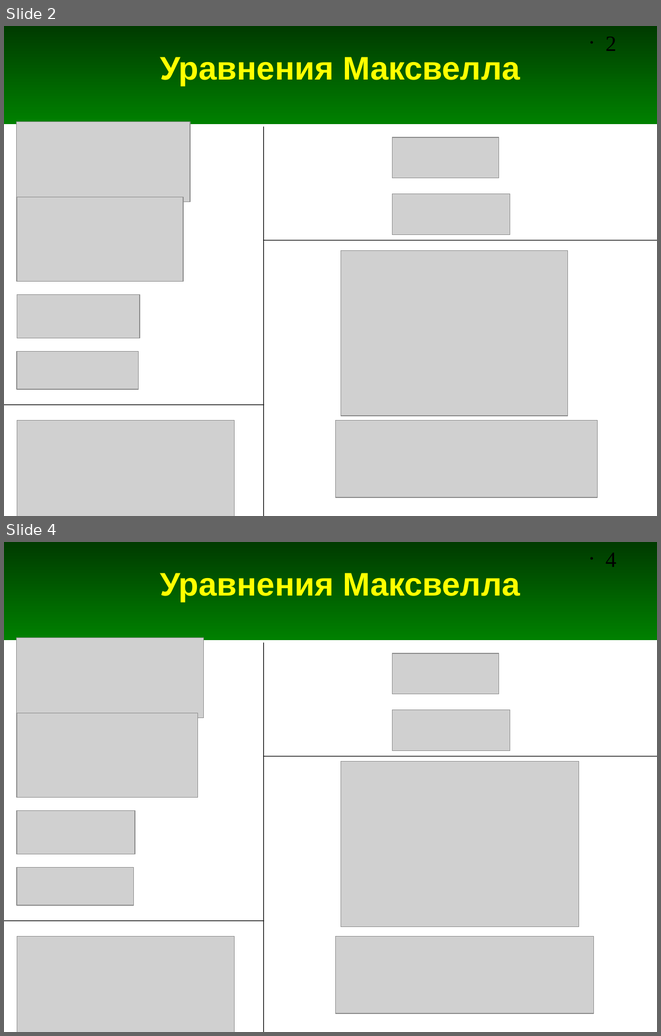
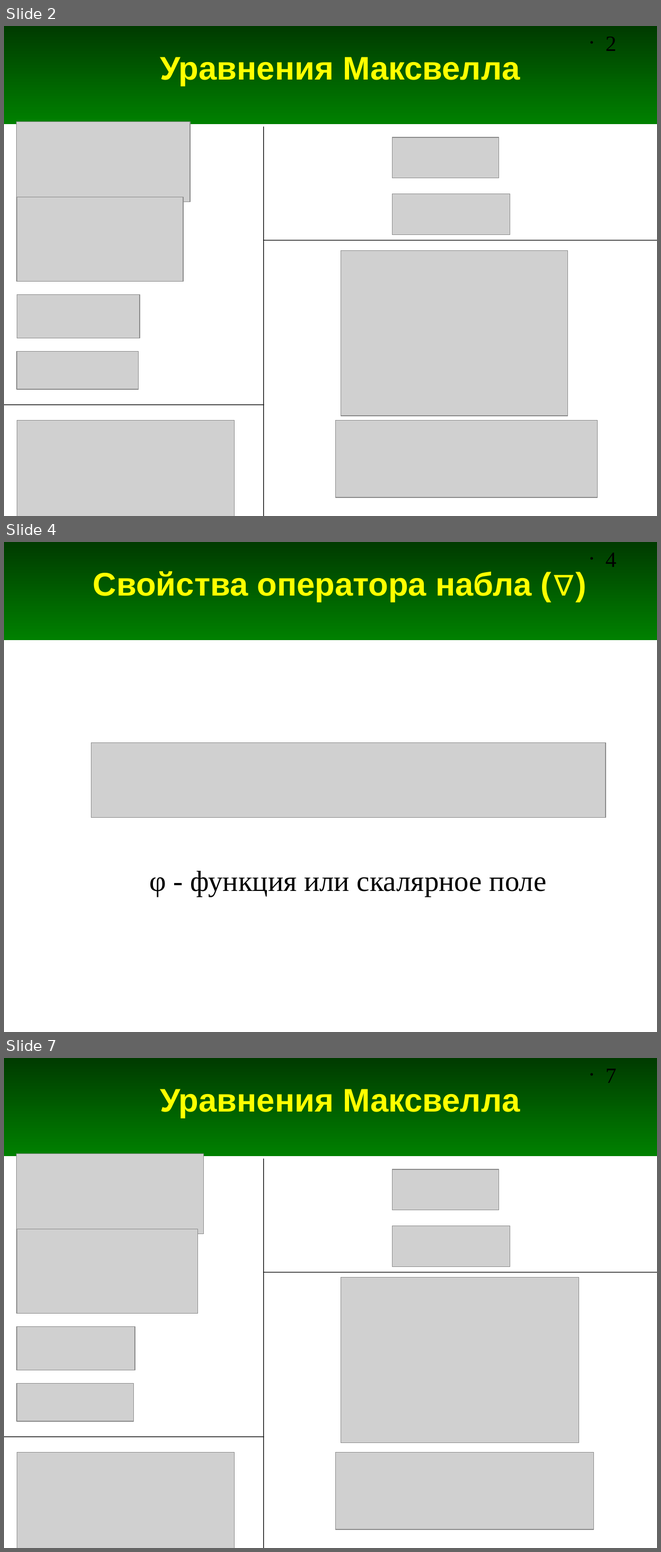
Before and after one commit to andris0147sv/modelling, a slide deck: FDTD.odp. Shown one above the other, each under a label of ours: slides 2 and 4 before the commit, slides 2, 4 and 7 after it; the slides between them are not shown. The pictures are 661x1036 and 661x1552 pixels, drawn with LibreOffice and Linux fonts; fonts in the diff are those of the drawing; grey boxes stand for pictures. Boxes give left, top, right and bottom in pixels: in the first picture for what was removed or moved away, otherwise in the second. Text is boxed around its words. In the diff, an @@ line names an element or a change of style, - is before the commit and + after.

Commit message:
Добавлены слайды про оператор набла и про волновое уравнение

```diff
--- a/FDTD.odp
+++ b/FDTD.odp
@@ slide 4 added at (4, 542, 657, 1032), background #FFFFFF; not listed: 2 template elements that a slide beside it also shows @@
@@ title added at (93, 571, 531, 602), 36 pt, text #FFFF00, bold @@
+Свойства оператора набла (∇)
@@ picture added at (91, 742, 606, 818) @@
@@ text added at (149, 871, 547, 896), 32 pt, text #000000 @@
+φ - функция или скалярное поле
@@ what was slide 4 is now slide 7 @@
@@ page number at (606, 1069, 617, 1083): text changed @@
-• 4
+• 7
```
Also in this commit, not shown: 2 slides changed, 6 other slides added, 1 slide removed.
